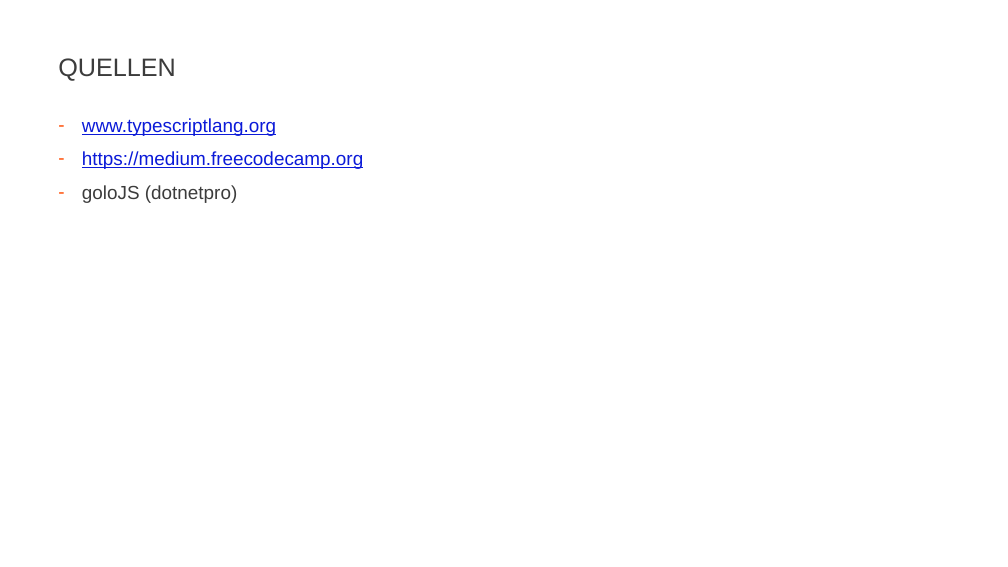
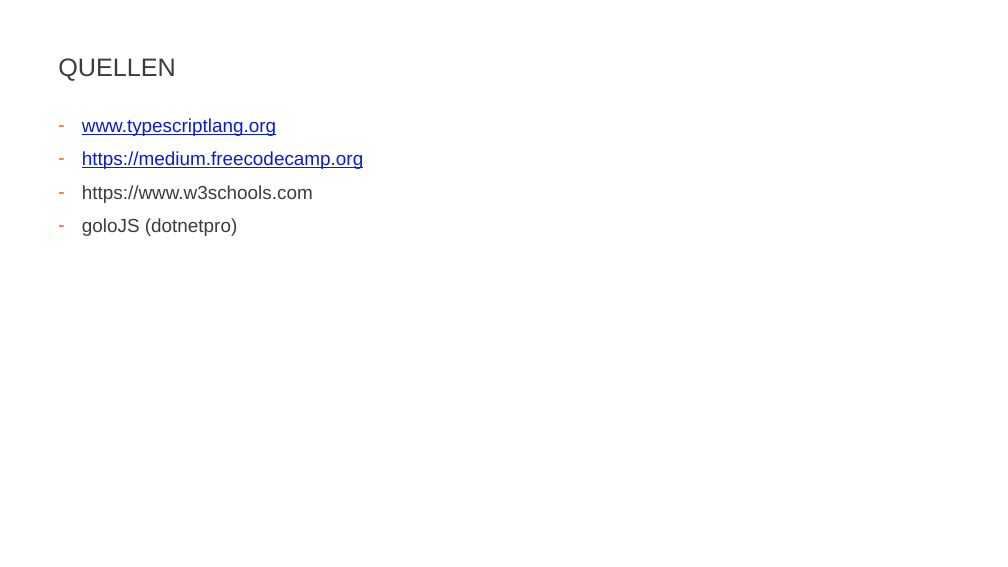
Before and after one commit to JohannesFeige/typescriptTrainingGrundlagen, a slide deck: slide 24 of TypeScriptBasics.pptx (slide 19 before the commit). Drawn at 1008x567 pixels with LibreOffice and Linux fonts; fonts in the diff are those of the drawing; background and template pictures are left out. Boxes give left, top, right and bottom in pixels: in the first picture for what was removed or moved away, otherwise in the second. Text is boxed around its words. In the diff, an @@ line names an element or a change of style, - is before the commit and + after.

```diff
--- a/TypeScriptBasics.pptx
+++ b/TypeScriptBasics.pptx
@@ text at box(82, 185, 313, 203): paragraph added @@
+– https://www.w3schools.com
```
Also in this commit, not shown: 3 other slides changed, 6 slides added, 1 slide removed, 7 other files.
